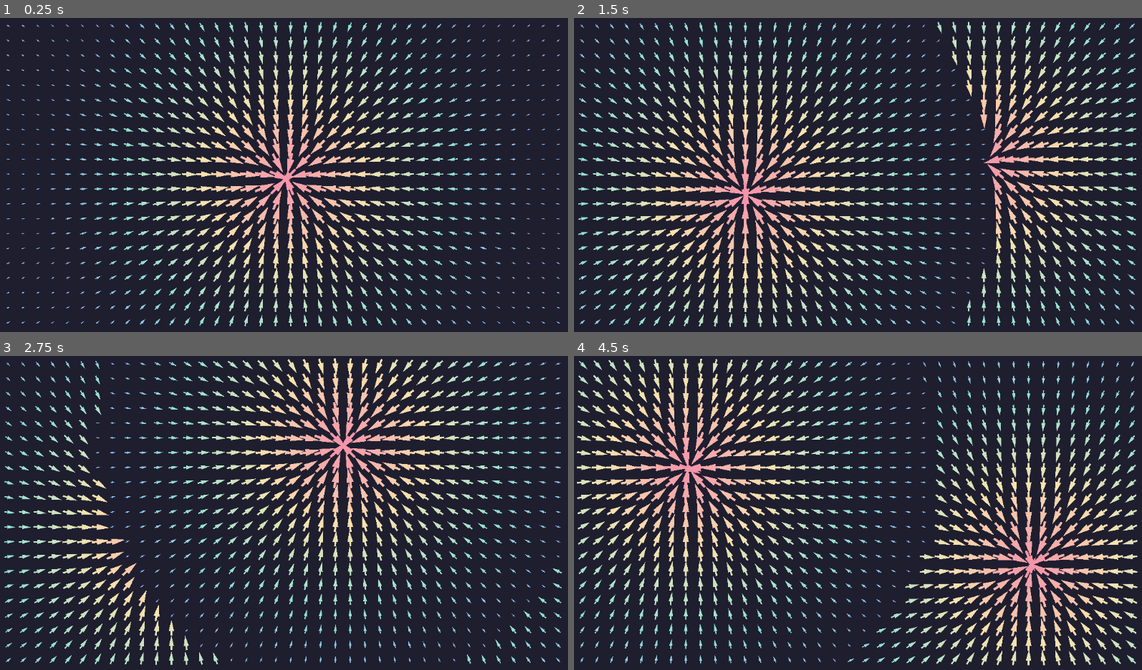
Above: before the commit, frames 1-4 (two rows, left to right).
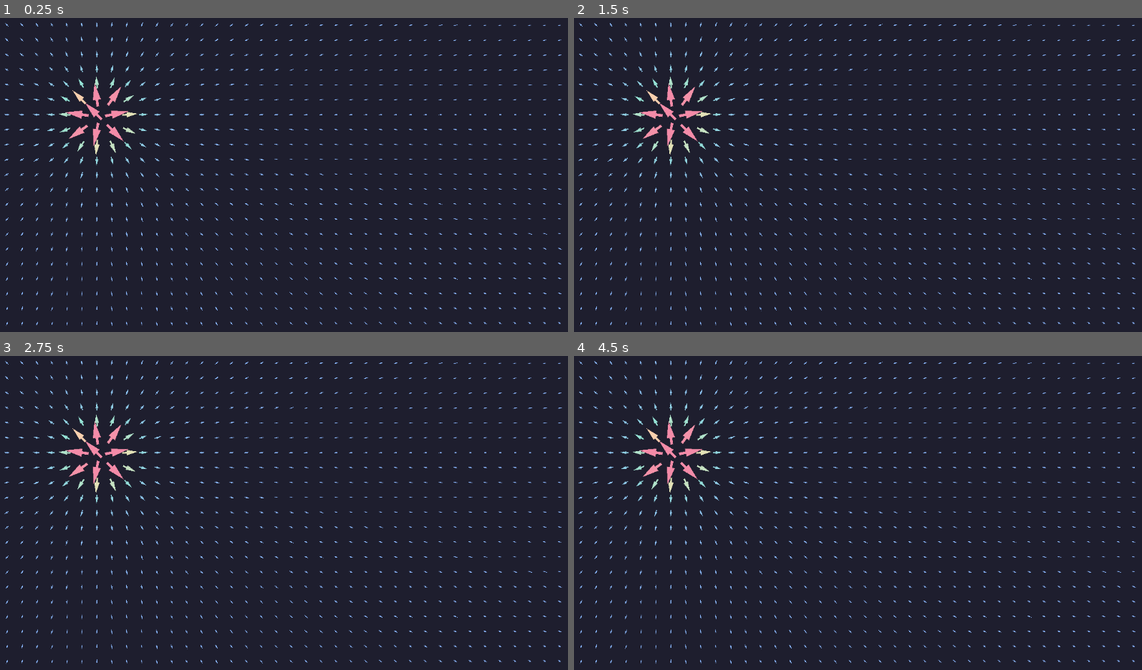
Above: after the commit, the same moments.

Repository: SinaMajdieh/fields
Game: Godot game, scene res://scenes/arrows.tscn
Two runs of this game, one before a commit and one after it. Both use one fixed random seed, a clock stepped at 60 frames per second and the inputs below.
Inputs (mouse positions are in pixels of both pictures, inside the frame that each line leads up to):
- Up to frame 1 (0.25 s): no input
- Up to frame 2 (1.5 s): tap Enter at 0.5 s; move the mouse to (988, 162) at 0.52 s; tap Space at 1.25 s; move the mouse to (744, 193) at 1.27 s
- Up to frame 3 (2.75 s): tap Enter at 2 s; move the mouse to (340, 447) at 2.02 s
- Up to frame 4 (4.5 s): tap Space at 2.75, 4.25 s; move the mouse to (829, 582) at 2.77 s; tap Enter at 3.5 s; move the mouse to (1034, 563) at 3.52 s; move the mouse to (687, 469) at 4.27 s

The runs differ from the first frame. In frame 1, 13% of the frame differs, in the area x 0-99%, y 1-99%; in frame 2, 17%; in frame 3, 14%; in frame 4, 17%, in the area x 0-100%, y 0-99%.

Commit message:
Static Charge in the magnetic field

Diff:
--- a/scenes/arrows.tscn
+++ b/scenes/arrows.tscn
@@ -1,16 +1,16 @@
-[gd_scene load_steps=2 format=3 uid="uid://dyjgs8wgxal1t"]
+[gd_scene load_steps=3 format=3 uid="uid://dyjgs8wgxal1t"]
 
 [ext_resource type="Script" uid="uid://jb7a6wpbvyh3" path="res://scripts/arrows.gd" id="1_skkvd"]
+[ext_resource type="Script" uid="uid://d02op33sx53mb" path="res://scripts/charge.gd" id="2_skkvd"]
 
-[node name="Arrows" type="Node2D" node_paths=PackedStringArray("multi_mesh_instance")]
+[node name="Arrows" type="Node2D" node_paths=PackedStringArray("charge", "multi_mesh_instance")]
 script = ExtResource("1_skkvd")
+charge = NodePath("Charge")
 multi_mesh_instance = NodePath("MultiMeshInstance2D")
 grid_size = Vector2(-1, -1)
 spacing = 30.0
-base_size = null
 max_size = 1.7
-min_size = null
-max_distance = null
+max_field = 5.0
 arrow_length = 10.0
 arrow_width = 5.0
 head_length = 4.0
@@ -18,3 +18,8 @@
 update_radius = 500.0
 
 [node name="MultiMeshInstance2D" type="MultiMeshInstance2D" parent="."]
+
+[node name="Charge" type="Node2D" parent="."]
+script = ExtResource("2_skkvd")
+charge_position = Vector2(200, 200)
+type = 1
--- a/scripts/arrows.gd
+++ b/scripts/arrows.gd
@@ -1,5 +1,6 @@
 extends Node2D
 
+@export var charge: Charge
 @export var multi_mesh_instance: MultiMeshInstance2D
 
 ## Arrow Grid settings
@@ -12,7 +13,7 @@
 @export var base_size: float = 1.0
 @export var max_size: float = 3.0
 @export var min_size: float = 0.3
-@export var max_distance: float = 500.0
+@export var max_field: float = 500.0
 
 ## Arrow design
 @export_category("Arrow Design")
@@ -21,15 +22,7 @@
 @export var head_length: float = 8.0
 @export var head_width: float = 15.0
 
-@export var update_radius: float = 800.0:
-	set(value):
-		update_radius = value
-		update_radius_sq = update_radius * update_radius
-
 var arrow_positions: PackedVector2Array = PackedVector2Array()
-
-var update_radius_sq: float = 800.0 * 800.0
-var last_mouse_pos: Vector2 = Vector2.ZERO
 
 
 func _ready() -> void:
@@ -48,7 +41,7 @@
 	multi_mesh.mesh = mesh
 
 	multi_mesh_instance.multimesh = multi_mesh
-	update_arrows(get_global_mouse_position(), false)
+	update_field_arrows()
 
 func initialize_arrow_positions() -> void:
 	arrow_positions = PackedVector2Array()
@@ -65,23 +58,17 @@
 			arrow_positions[index] = arrow_pos
 			index += 1
 
-
-func update_arrows(mouse_pos: Vector2, optimized: bool = true) -> void:
+func update_field_arrows() -> void:
 	var multi_mesh: MultiMesh = multi_mesh_instance.multimesh
 	var index: int = 0
 
 	for y: int in range(grid_size.y):
 		for x: int in range(grid_size.x):
+			var field: Vector2 = charge.get_electric_field_at(arrow_positions[index])
 
-			var direction: Vector2 = mouse_pos - arrow_positions[index]
-
-			if direction.length_squared() >= update_radius_sq and optimized:
-				index += 1
-				continue
-
-			var distance: float = direction.length()
-			var angle: float = direction.angle() + PI * 0.5
-			var scale_factor: float = calculate_scale(distance)
+			var field_strength: float = field.length()
+			var angle: float = field.angle() + PI * 0.5
+			var scale_factor: float = calculate_scale(field_strength)
 
 			var arrow_transform: Transform2D = Transform2D()
 			arrow_transform = arrow_transform.rotated(angle)
@@ -89,31 +76,19 @@
 			arrow_transform.origin = arrow_positions[index]
 
 			multi_mesh.set_instance_transform_2d(index, arrow_transform)
-			multi_mesh.set_instance_color(index, calculate_color(distance))
+			multi_mesh.set_instance_color(index, calculate_color(field_strength))
 
 			index += 1
 
-
 func _process(_delta: float) -> void:
-	var mouse_pos: Vector2 = get_global_mouse_position()
-
-	# 25 -> mouse movement threshold squared
-	if mouse_pos.distance_squared_to(last_mouse_pos) < 25.0:
-		return
-
-	last_mouse_pos = mouse_pos
-	update_arrows(mouse_pos)
+	update_field_arrows()
 
 # === Helper ===
 
-func set_update_radius(new_update_radius: float) -> void:
-	update_radius = new_update_radius
-	update_radius_sq = update_radius * update_radius
+func calculate_scale(field_strength: float) -> float:
+	var normalized_field_strength: float = 1 - clamp(field_strength / max_field, 0.0, 1.0)
+	return lerp(max_size, min_size, normalized_field_strength)
 
-func calculate_scale(distance: float) -> float:
-	var normalized_distance: float = clamp(distance / max_distance, 0.0, 1.0)
-	return lerp(max_size, min_size, normalized_distance)
-
-func calculate_color(distance: float) -> Color:
-	var normalized_distance: float = 1 - clamp(distance / max_distance, 0.0, 1.0)
+func calculate_color(field_strength: float) -> Color:
+	var normalized_distance: float = clamp(field_strength / max_field, 0.0, 1.0)
 	return ColorMan.get_heat_color(normalized_distance)
--- /dev/null
+++ b/scripts/charge.gd
@@ -0,0 +1,44 @@
+extends Node2D
+class_name Charge
+
+enum Type {
+    ELECTRON,
+    PROTON,
+}
+
+const K: float = 8.9875517923e9  # Coulomb constant
+
+@export var charge_position: Vector2 = Vector2.ZERO
+@export var type: Type = Type.ELECTRON
+# Scales the computed electric field strength for visualization purposes.
+# Real-world values are extremely small (~10^-19 C), so this multiplier brings them
+@export var strength_multiplier: float = 10e-7
+
+func get_electric_field_at(pos: Vector2) -> Vector2:
+    var r: Vector2 = pos - charge_position
+    var r_length_sq: float = r.length_squared()
+
+    # Avoid singularity
+    if r_length_sq < 1.0:
+        return Vector2.ZERO
+
+    var q: float = _get_scaled_charge()
+    return (K * q / r_length_sq) * r.normalized() * strength_multiplier
+
+
+# === Helpers ===
+
+func _get_scaled_charge() -> float:
+    return get_scaled_charge(type)
+
+
+static func get_scaled_charge(charge_type: Type) -> float:
+    match charge_type:
+        Type.ELECTRON:
+            # Returns a scaled charge value for simulation purposes.
+            # Real charge is ~1.6e-19 C, but we use -1.6 and scale later for visual clarity.
+            return -1.6
+        Type.PROTON:
+            return 1.0
+        _:
+            return 0.0
